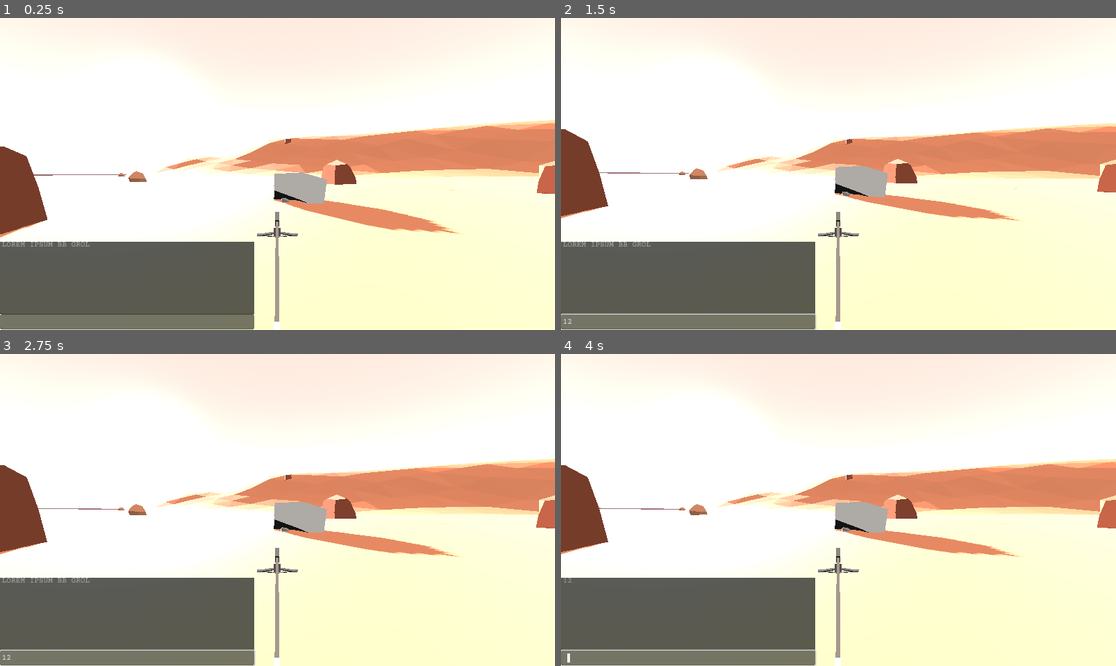
Above: before the commit, frames 1-4 (two rows, left to right).
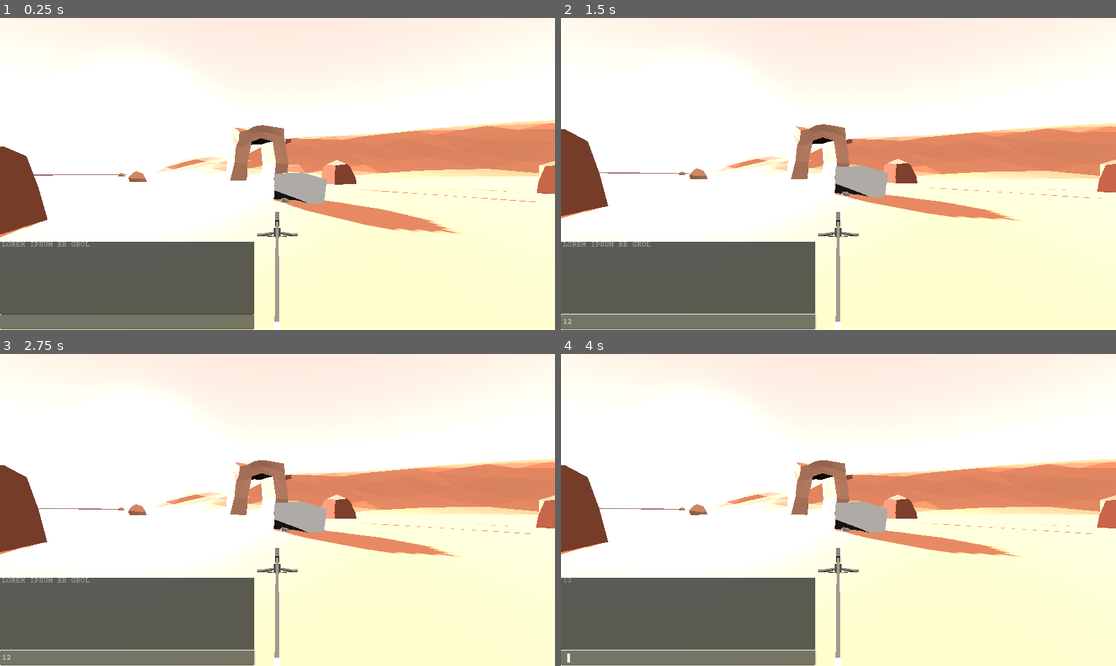
Above: after the commit, the same moments.

Repository: PandorasGit/RoverGame
Game: Godot game, scene res://DevRoom.tscn
The game is run twice, just before and just after one commit, with the same random seed, the same clock (stepped at 60 frames per second) and the same inputs.
Inputs (mouse positions are in pixels of both pictures, inside the frame that each line leads up to):
- Up to frame 1 (0.25 s): no input
- Up to frame 2 (1.5 s): click (688, 320) at 0.52 s; type "12" at 0.6 s
- Up to frame 3 (2.75 s): no input
- Up to frame 4 (4 s): tap Enter at 2.75 s; tap Space at 3.5 s

The runs differ from the first frame. In frame 1, 1.4% of the frame differs, in the area x 40-97%, y 34-60%; in frame 2, 1.3%; in frame 3, 1.3%; in frame 4, 1.3%.

Commit message:
Add more environment pieces

Diff:
--- a/project/DevRoom.tscn
+++ b/project/DevRoom.tscn
@@ -7,6 +7,7 @@
 [ext_resource type="PackedScene" uid="uid://v3qxgpx7575s" path="res://Rocks/Rock02/Rock02.tscn" id="5_s1hxs"]
 [ext_resource type="PackedScene" uid="uid://qnkkm7p3q3e7" path="res://Rocks/Rock03/Rock03.tscn" id="6_ycmqf"]
 [ext_resource type="PackedScene" uid="uid://j5yg12lmkce2" path="res://Lithium.glb" id="7_tsrdm"]
+[ext_resource type="ArrayMesh" uid="uid://boyxf8g33n1bx" path="res://rockformation.obj" id="8_m8oqq"]
 
 [sub_resource type="ProceduralSkyMaterial" id="ProceduralSkyMaterial_oqgca"]
 sky_top_color = Color(0.647059, 0.352941, 0.337255, 1)
@@ -35,6 +36,9 @@
 metallic = 1.0
 metallic_specular = 1.0
 roughness = 0.38
+
+[sub_resource type="StandardMaterial3D" id="StandardMaterial3D_ibif8"]
+albedo_color = Color(0.92549, 0.65098, 0.517647, 1)
 
 [node name="DevRoom" type="Node3D"]
 
@@ -97,4 +101,9 @@
 transform = Transform3D(1.74613, 5.96046e-08, 0, -5.96046e-08, 1.74613, 0, 0, 0, 1.74613, 0, 0, 0)
 surface_material_override/0 = SubResource("StandardMaterial3D_w1axw")
 
+[node name="Rockformation" type="MeshInstance3D" parent="."]
+transform = Transform3D(-0.360404, 0, 0.932796, 0, 1, 0, -0.932796, 0, -0.360404, -27.4267, 29.0733, -255.298)
+mesh = ExtResource("8_m8oqq")
+surface_material_override/0 = SubResource("StandardMaterial3D_ibif8")
+
 [editable path="Lithium"]
Not shown: 1 places in project/DevRoom.tscn that only renumber resources
Not shown, added: project/rockformation.obj
Not shown, added: project/rockformation.obj.import
